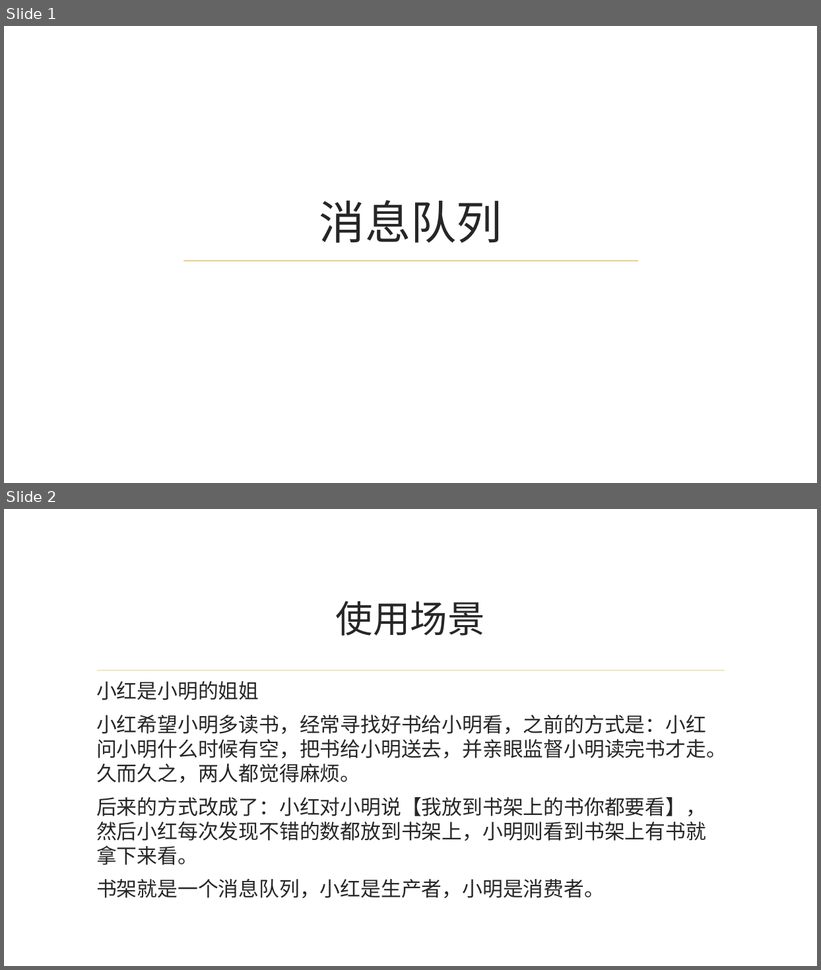
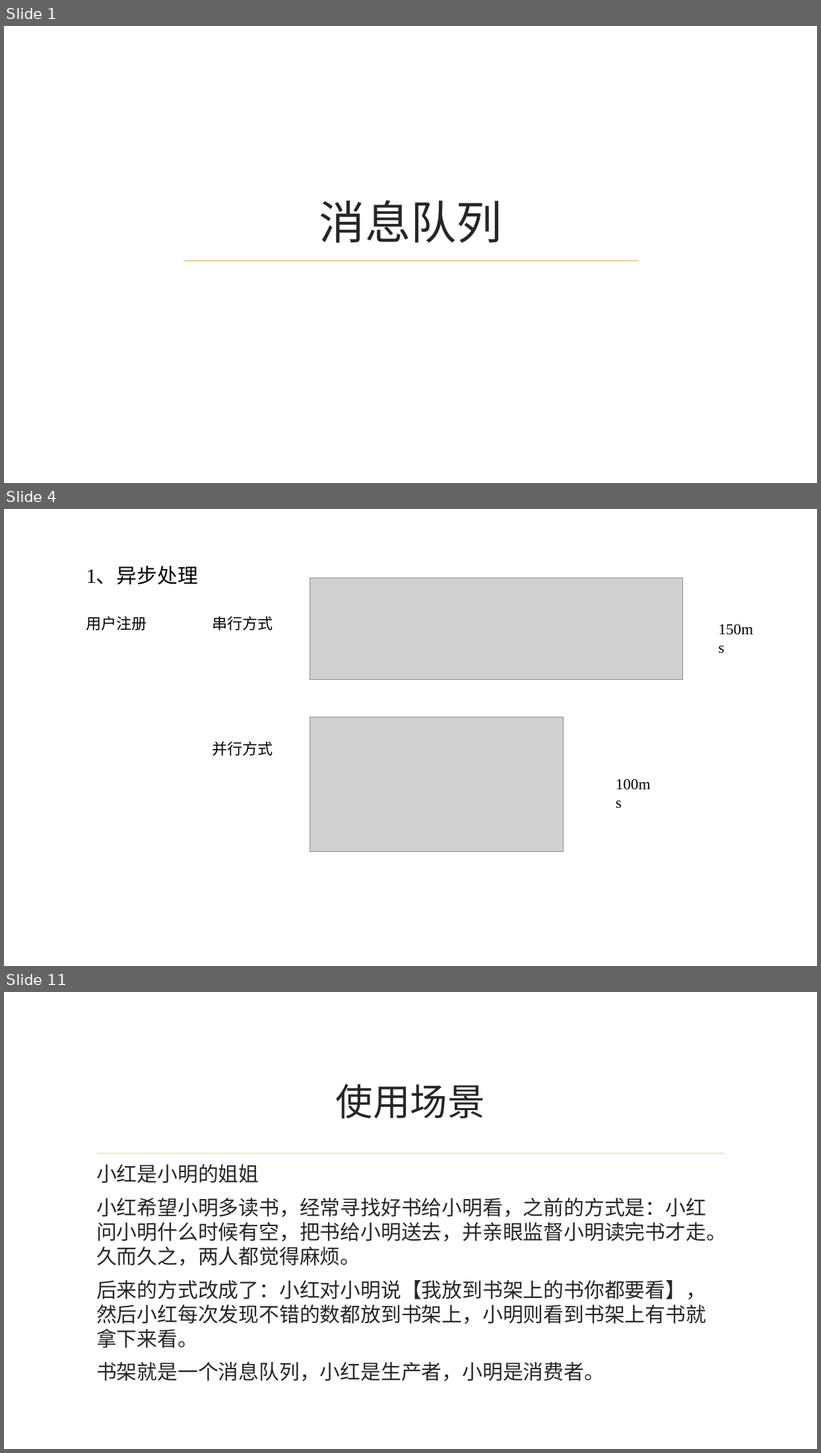
Before and after one commit to mmmhong/CPC, a slide deck: 消息队列/消息队列.pptx. Shown one above the other, each under a label of ours: slides 1 and 2 before the commit, slides 1, 4 and 11 after it; the slides between them are not shown. The pictures are 821x970 and 821x1453 pixels, drawn with LibreOffice and Linux fonts; fonts in the diff are those of the drawing; grey boxes stand for pictures; background and template pictures are left out. Boxes give left, top, right and bottom in pixels: in the first picture for what was removed or moved away, otherwise in the second. Text is boxed around its words. In the diff, an @@ line names an element or a change of style, - is before the commit and + after.

```diff
--- a/消息队列/消息队列.pptx
+++ b/消息队列/消息队列.pptx
@@ slide 4 added at (x1=4, y1=509, x2=817, y2=966), background picture (left out) @@
@@ text added at (x1=86, y1=567, x2=198, y2=585), 24 pt, text #000000 @@
+1、异步处理
@@ picture added at (x1=310, y1=578, x2=683, y2=680) @@
@@ text added at (x1=86, y1=616, x2=147, y2=630), 18 pt, text #000000 @@
+用户注册
@@ text added at (x1=213, y1=616, x2=273, y2=630), 18 pt, text #000000 @@
+串行方式
@@ text added at (x1=713, y1=617, x2=765, y2=641), 18 pt, text #000000 @@
+150ms
@@ picture added at (x1=310, y1=717, x2=564, y2=852) @@
@@ text added at (x1=213, y1=741, x2=273, y2=756), 18 pt, text #000000 @@
+并行方式
@@ text added at (x1=610, y1=772, x2=661, y2=796), 18 pt, text #000000 @@
+100ms
@@ what was slide 2 is now slide 11 @@
```
Also in this commit, not shown: 9 other slides added, 2 other files.
